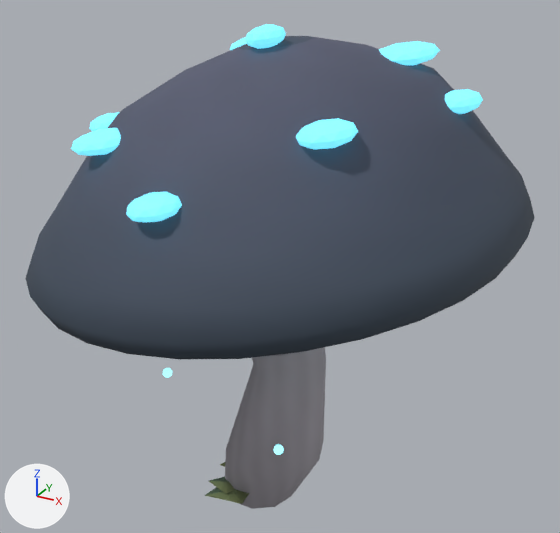
The glTF model exports/environment/components/forest_mushroom_blue.glb as it was, and as the next commit left it.
Rendered twice from a camera (50 mm lens) standing at (1.348, -2.276, 2.167) and looking at (0.078, 0.033, 1.013). Every picture has the same lights, and +X, +Y and +Z are marked at lower left. The picture after the commit comes second.

The first picture shows 'Bioluminescent cap spot', 'Bioluminescent cap spot.001', 'Bioluminescent cap spot.002', 'Bioluminescent cap spot.003', 'Bioluminescent cap spot.004', 'Bioluminescent cap spot.005', 'Bioluminescent cap spot.006', 'Bioluminescent cap spot.007', 'Broad faceted mushroom cap', 'Curving luminous mushroom stem' and 4 more.
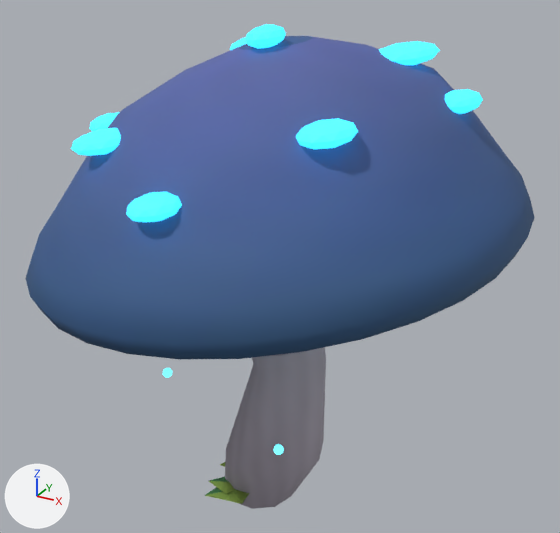
Patch to the scene script:
```diff
--- a/exports/environment/components/forest_mushroom_blue.glb.py
+++ b/exports/environment/components/forest_mushroom_blue.glb.py
@@ img_vivid_painted_v1_81bdcea6c1678d798a974259 @@
+img_vivid_painted_v1_81bdcea6c1678d798a974259 = load_image('vivid_painted_v1_81bdcea6c1678d798a974259', '_unpacked/vivid_painted_v1_81bdcea6c1678d798a974259', 512, 512, 'sRGB')
@@ img_vivid_painted_v1_1ab4623ee57aba87511adcc7 @@
+img_vivid_painted_v1_1ab4623ee57aba87511adcc7 = load_image('vivid_painted_v1_1ab4623ee57aba87511adcc7', '_unpacked/vivid_painted_v1_1ab4623ee57aba87511adcc7', 512, 512, 'sRGB')
@@ mat_rune_glow @@
 mat_rune_glow.roughness = 0.76
-mat_rune_glow.emission_color = (0.163, 0.7, 0.885)  # cyan #70daf2
+mat_rune_glow.emission_color = (0.047, 0.711, 1.0)  # cyan #3ddbff
 mat_rune_glow.emission_strength = 1.0
@@ mat_mushroom_blue @@
 n2 = _N.new('ShaderNodeTexImage'); n2.name = 'Image Texture'
-n2.image = img_whisperwood_v1_98967aca39f34d6bf245
+n2.image = img_vivid_painted_v1_1ab4623ee57aba87511adcc7
 n3 = _N.new('ShaderNodeTexImage'); n3.name = 'Image Texture.001'
-n3.image = img_whisperwood_v1_955a1b0a8939eff3f73d
+n3.image = img_vivid_painted_v1_81bdcea6c1678d798a974259
 n4 = _N.new('ShaderNodeMath'); n4.name = 'Math'
```

What differs and where, as boxes (x1, y1, x2, y2) in the pictures (560 x 533 px):
'Broad faceted mushroom cap', surface changed: (25, 36, 535, 360) in both
'Bioluminescent cap spot.001', recoloured: (296, 118, 358, 150) in both
'Bioluminescent cap spot.002', recoloured: (126, 192, 182, 222) in both
'Bioluminescent cap spot.004', recoloured: (379, 41, 440, 66) in both
'Bioluminescent cap spot', recoloured: (71, 128, 121, 156) in both
'Bioluminescent cap spot.005', recoloured: (245, 24, 286, 49) in both
'Bioluminescent cap spot.007', recoloured: (445, 89, 483, 114) in both
'Bioluminescent cap spot.006', recoloured: (89, 112, 120, 131) in both
'Bioluminescent cap spot.003', recoloured: (230, 37, 247, 50) in both
